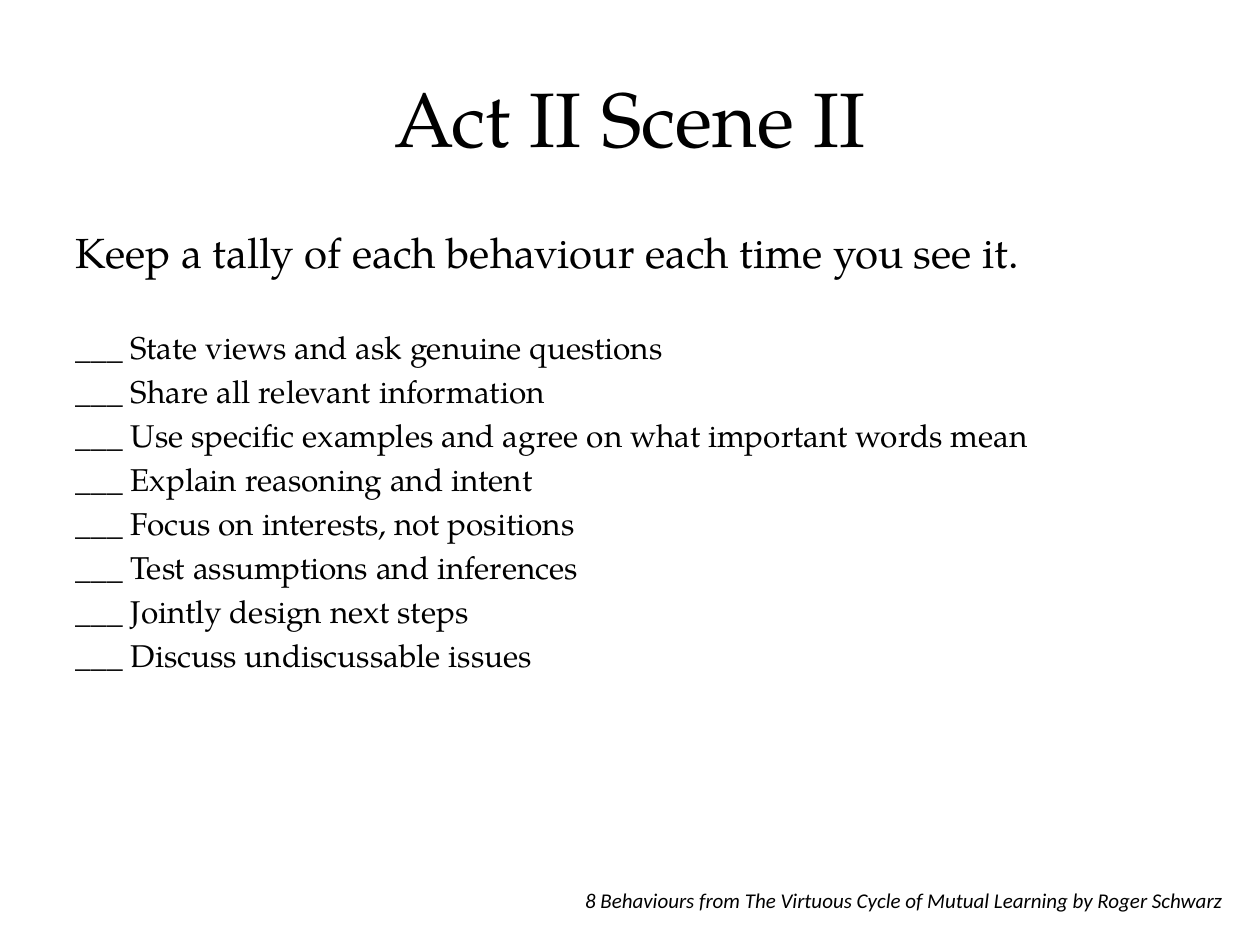
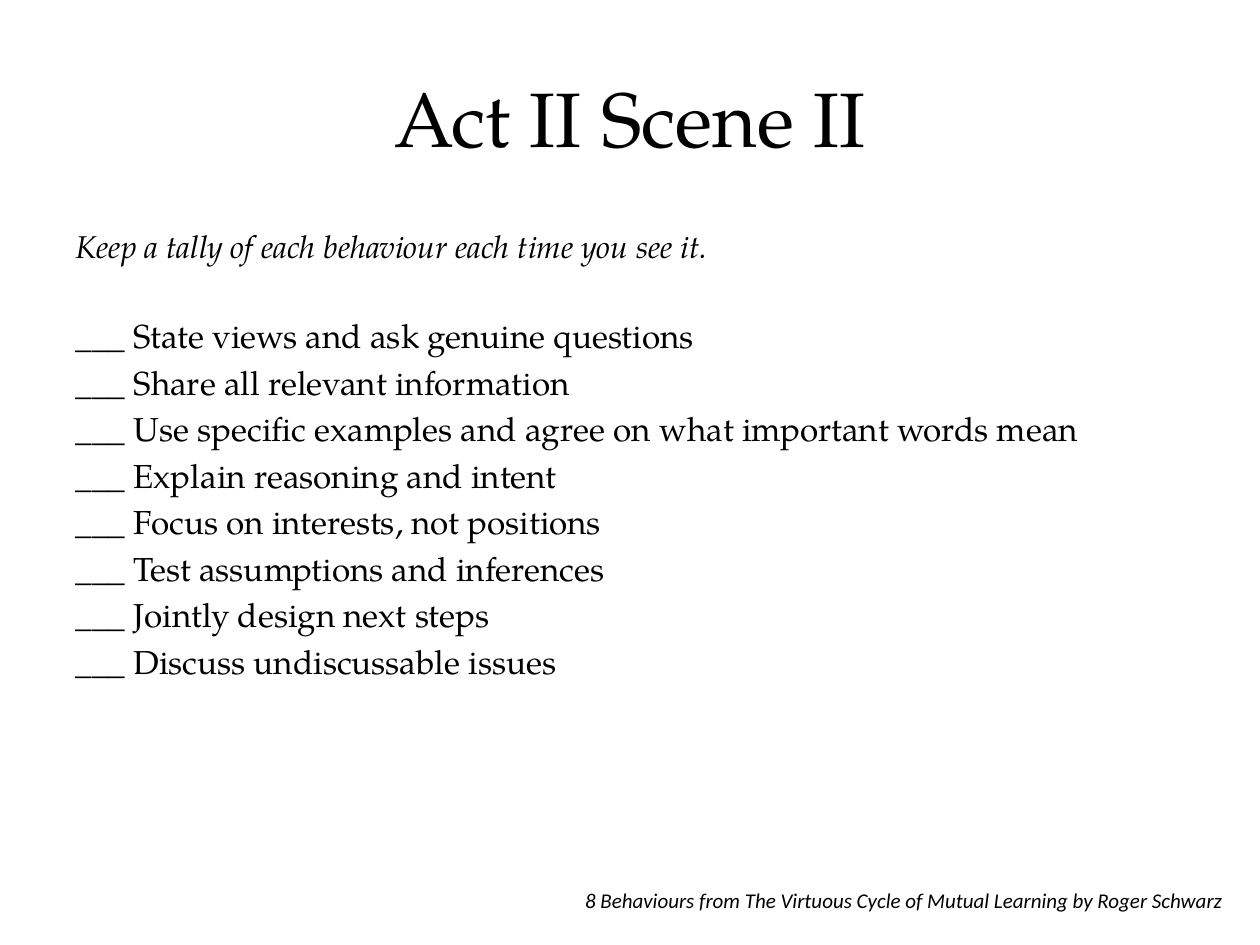
Before and after one commit to tumbarumba/effective-communication, a slide deck: slide 33 of The Fellowship of the Ring.pptx. Drawn at 1260x945 pixels with LibreOffice and Linux fonts; fonts in the diff are those of the drawing. Boxes give left, top, right and bottom in pixels: in the first picture for what was removed or moved away, otherwise in the second. Text is boxed around its words. In the diff, an @@ line names an element or a change of style, - is before the commit and + after.

```diff
--- a/The Fellowship of the Ring.pptx
+++ b/The Fellowship of the Ring.pptx
@@ text "Keep a tally of each ..." at [76, 235, 1078, 675]: size 24 to 18 pt, italic on in "Keep a tally of each behaviour each ..."; size 18 to 19 pt in "___ State views and ask genuine questions", "___ Share all relevant information", "___ Use specific examples and agree on ...", "___ Explain reasoning and intent" and 4 more places; less space between paragraphs @@
```
Also in this commit, not shown: 6 other slides changed, 1 slide added, 1 slide removed.
